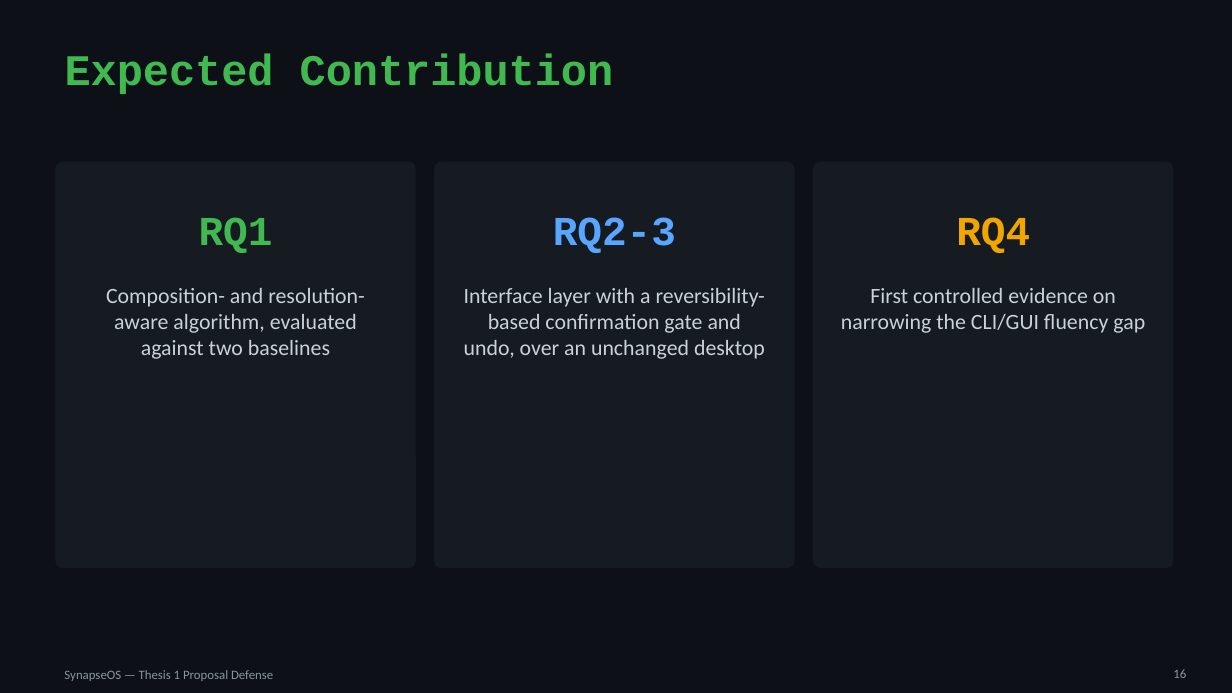
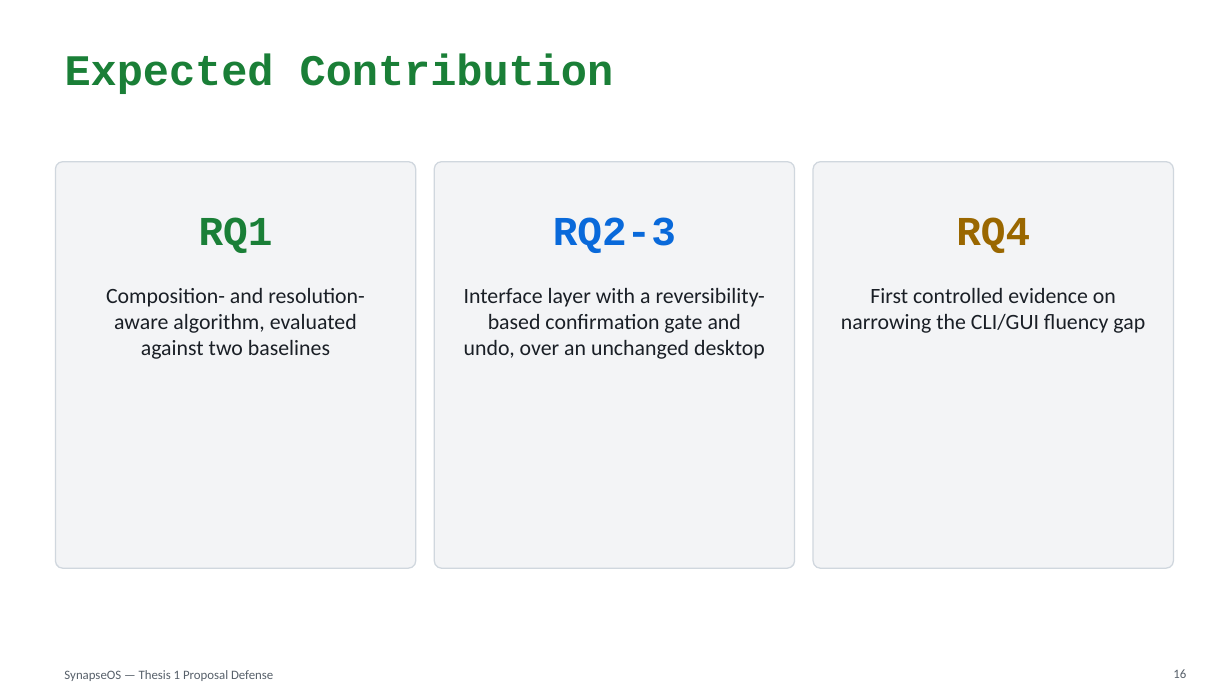
Before and after one commit to willardcsoriano/thesis, a slide deck: slide 16 of thesis 1/defense/SynapseOS_Proposal_Defense.pptx. Drawn at 1232x693 pixels with LibreOffice and Linux fonts; fonts in the diff are those of the drawing. Boxes give left, top, right and bottom in pixels: in the first picture for what was removed or moved away, otherwise in the second. Text is boxed around its words. In the diff, an @@ line names an element or a change of style, - is before the commit and + after.

```diff
--- a/thesis 1/defense/SynapseOS_Proposal_Defense.pptx
+++ b/thesis 1/defense/SynapseOS_Proposal_Defense.pptx
@@ background #0D1117 to #FFFFFF @@
@@ title "Expected Contribution" at box(65, 53, 614, 94): text colour #3FB950 to #1A7F37 @@
@@ fill #161B22 to #F3F4F6; outline none to #D0D7DE 1 pt in 3 elements at box(55, 162, 416, 568), box(434, 162, 795, 568), box(813, 162, 1174, 568) @@
@@ text "RQ1" at box(199, 217, 273, 253): text colour #3FB950 to #1A7F37 @@
@@ text "RQ2-3" at box(553, 217, 676, 253): text colour #58A6FF to #0969DA @@
@@ text "RQ4" at box(956, 217, 1030, 253): text colour #F0A500 to #9A6700 @@
@@ text colour #C9D1D9 to #1A1F26 in 3 elements at box(106, 288, 365, 359), box(464, 288, 765, 359), box(841, 288, 1145, 333) @@
@@ text "SynapseOS — Thesis 1 Proposal ..." at box(64, 670, 273, 681): text colour #8B949E to #57606A @@
@@ page number at box(1173, 669, 1186, 678): text colour #8B949E to #57606A @@
```
Also in this commit, not shown: 14 other slides changed, 1 slide added, 1 slide removed, 4 other files.
